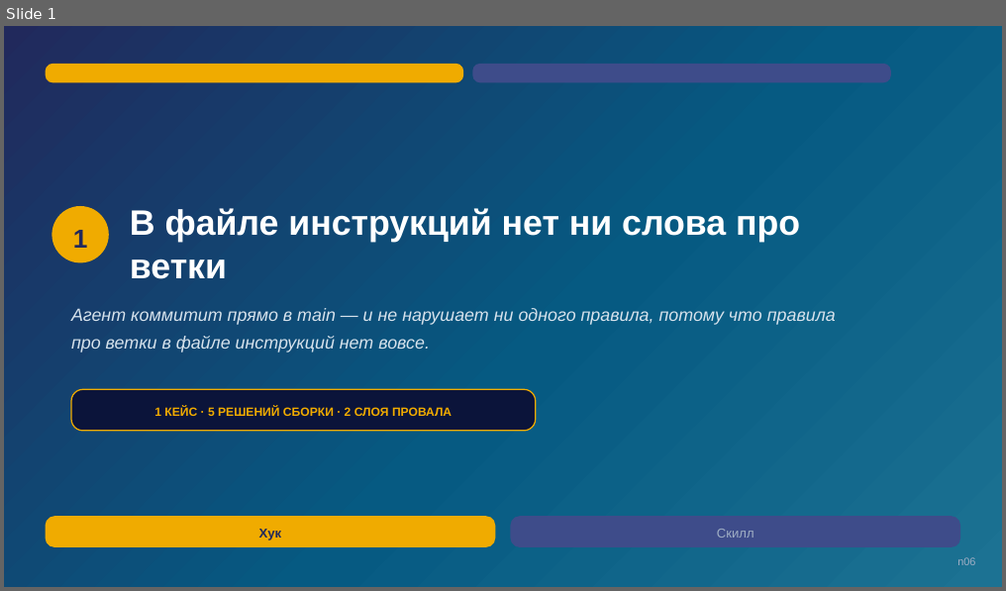
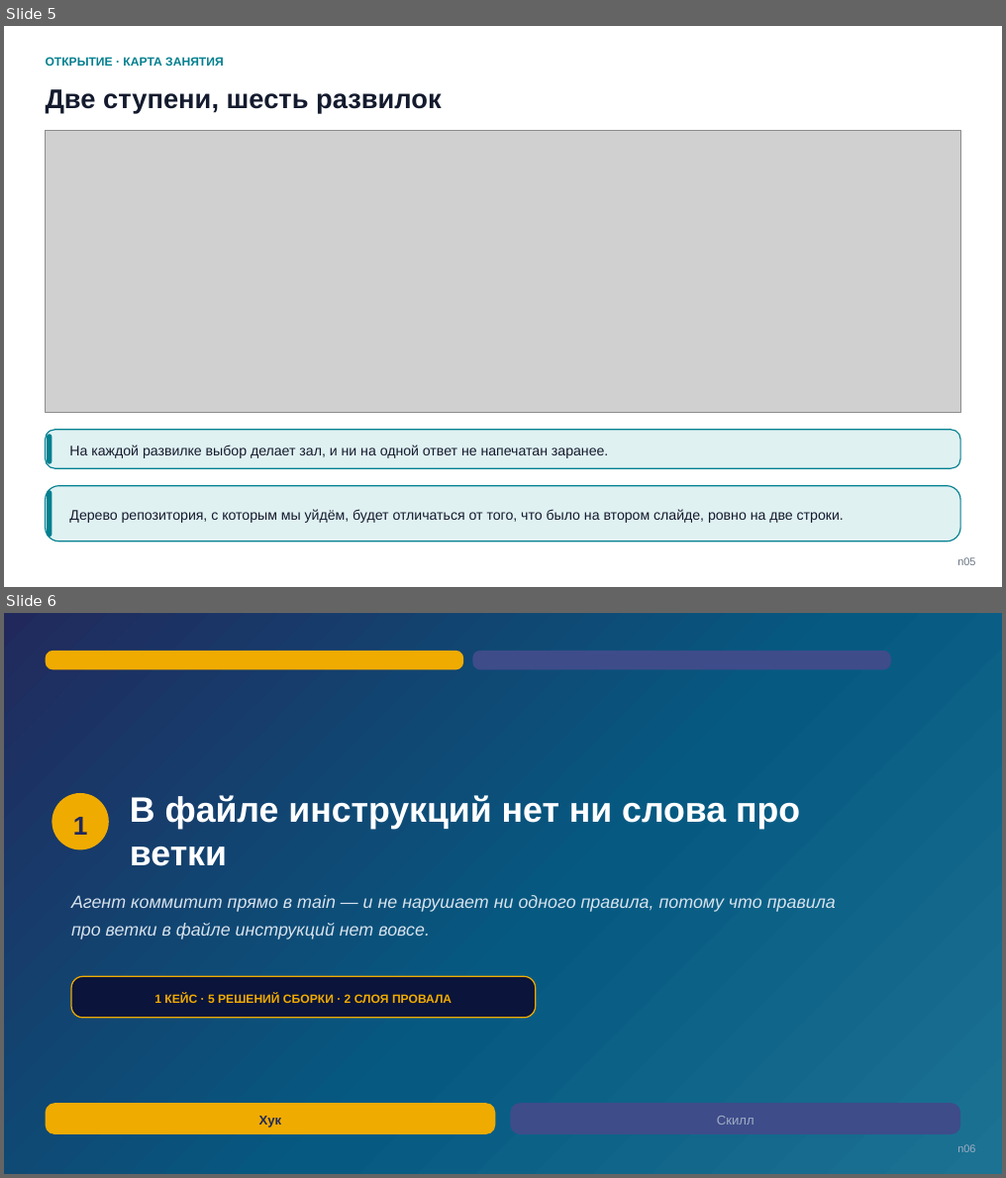
Before and after one commit to tellina-study/AI-usage-lessons, a slide deck: library/seminars/sem-05/rendered/sem-05-n.pptx. Shown one above the other, each under a label of ours: slide 1 before the commit, slides 5 and 6 after it. The pictures are 1006x591 and 1006x1178 pixels, drawn with LibreOffice and Linux fonts; fonts in the diff are those of the drawing; grey boxes stand for pictures. Boxes give left, top, right and bottom in pixels: in the first picture for what was removed or moved away, otherwise in the second. Text is boxed around its words. In the diff, an @@ line names an element or a change of style, - is before the commit and + after.

```diff
--- a/library/seminars/sem-05/rendered/sem-05-n.pptx
+++ b/library/seminars/sem-05/rendered/sem-05-n.pptx
@@ slide 5 added at [4,26,1002,587], background #FFFFFF @@
@@ text added at [46,57,224,66], 11.5 pt, text #028090, bold @@
+ОТКРЫТИЕ · КАРТА ЗАНЯТИЯ
@@ text added at [46,89,442,113], 26 pt, text #141B2E, bold @@
+Две ступени, шесть развилок
@@ picture added at [46,130,960,412] @@
@@ rounded rectangle added at [46,430,960,469], fill #E0F1F2, outline #028090 1.1 pt @@
@@ rounded rectangle added at [47,434,52,464], fill #028090 @@
@@ text added at [69,445,608,459], 13.5 pt, text #141B2E @@
+На каждой развилке выбор делает зал, и ни на одной ответ не напечатан заранее.
@@ rounded rectangle added at [46,486,960,542], fill #E0F1F2, outline #028090 1.1 pt @@
@@ rounded rectangle added at [47,491,52,537], fill #028090 @@
@@ text added at [69,509,844,523], 13.5 pt, text #141B2E @@
+Дерево репозитория, с которым мы уйдём, будет отличаться от того, что было на втором слайде, ровно на две строки.
@@ text added at [957,558,975,566], 10.5 pt, text #6B7685 @@
+n05
@@ what was slide 1 is now slide 6 @@
```
Also in this commit, not shown: 1 slide changed, 35 other slides added, 16 other files.
